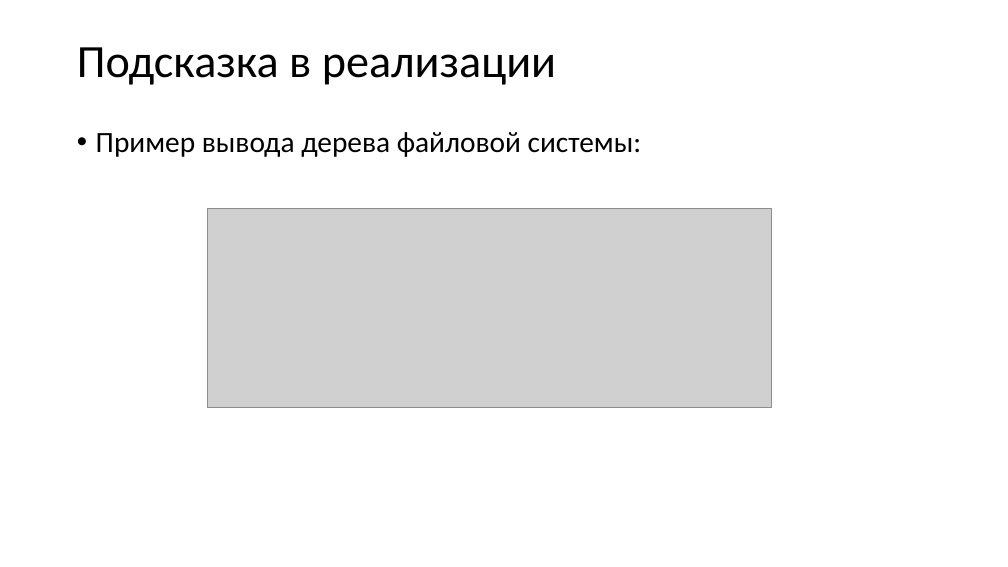
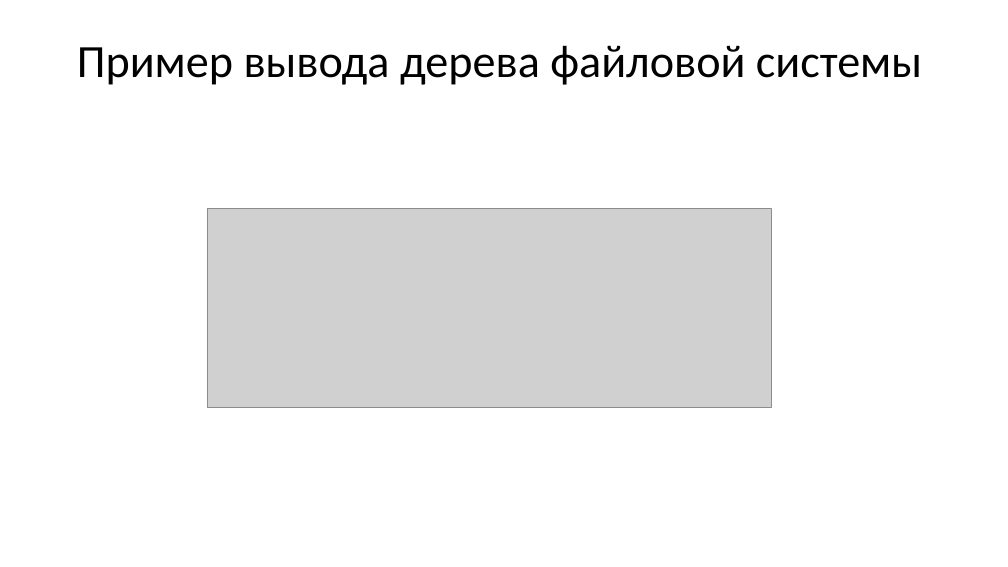
Before and after one commit to variichrodion/BV-521-OOP-C-, a slide deck: slide 8 of Создание модели файловой системы/Практика - модель файловой системы.pptx. Drawn at 1008x567 pixels with LibreOffice and Linux fonts; fonts in the diff are those of the drawing; grey boxes stand for pictures. Boxes give left, top, right and bottom in pixels: in the first picture for what was removed or moved away, otherwise in the second. Text is boxed around its words. In the diff, an @@ line names an element or a change of style, - is before the commit and + after.

```diff
--- a/Создание модели файловой системы/Практика - модель файловой системы.pptx
+++ b/Создание модели файловой системы/Практика - модель файловой системы.pptx
@@ title at (x1=77, y1=45, x2=922, y2=85): text changed @@
-Подсказка в реализации
+Пример вывода дерева файловой системы
@@ text removed at (x1=96, y1=132, x2=642, y2=157) @@
-• Пример вывода дерева файловой системы:
```
Also in this commit, not shown: 2 slides added, 1 other file.
